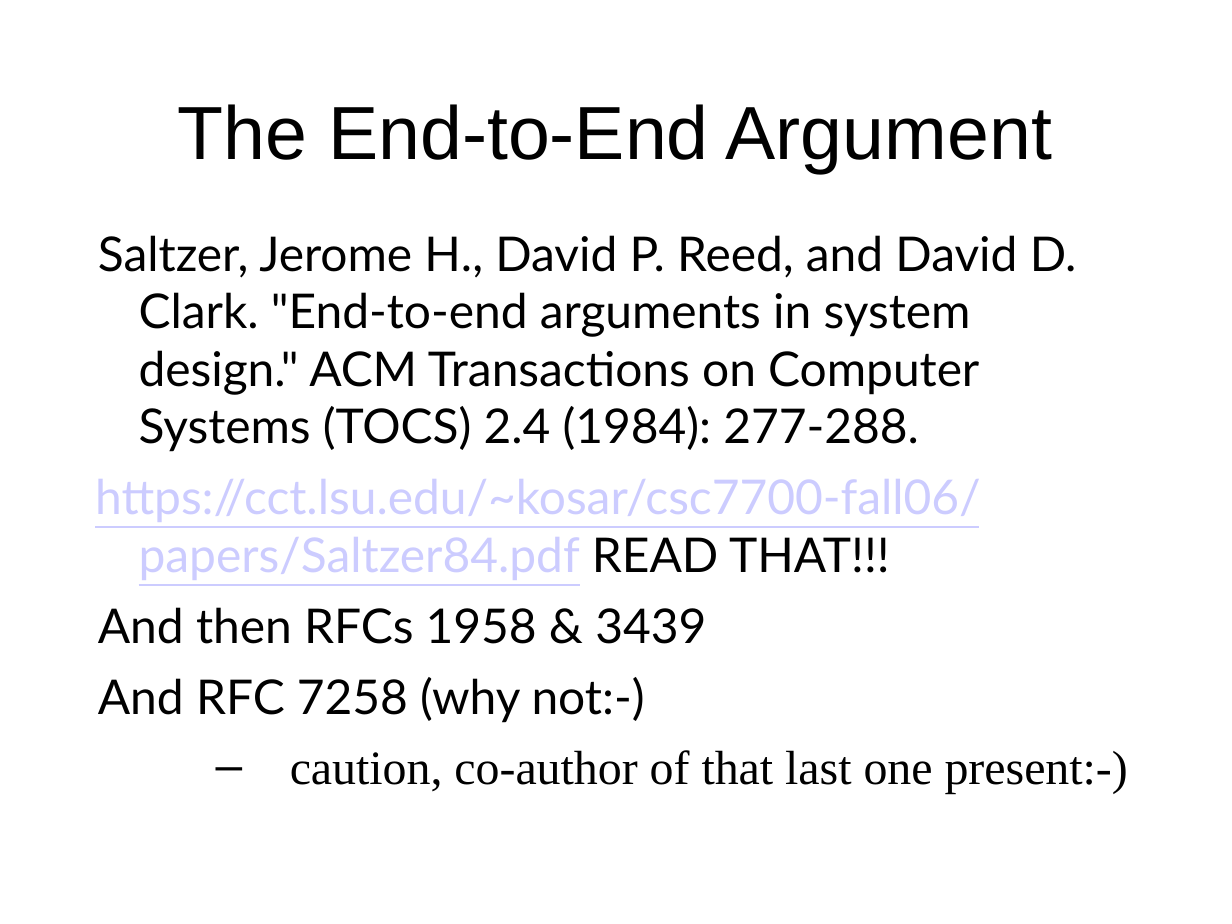
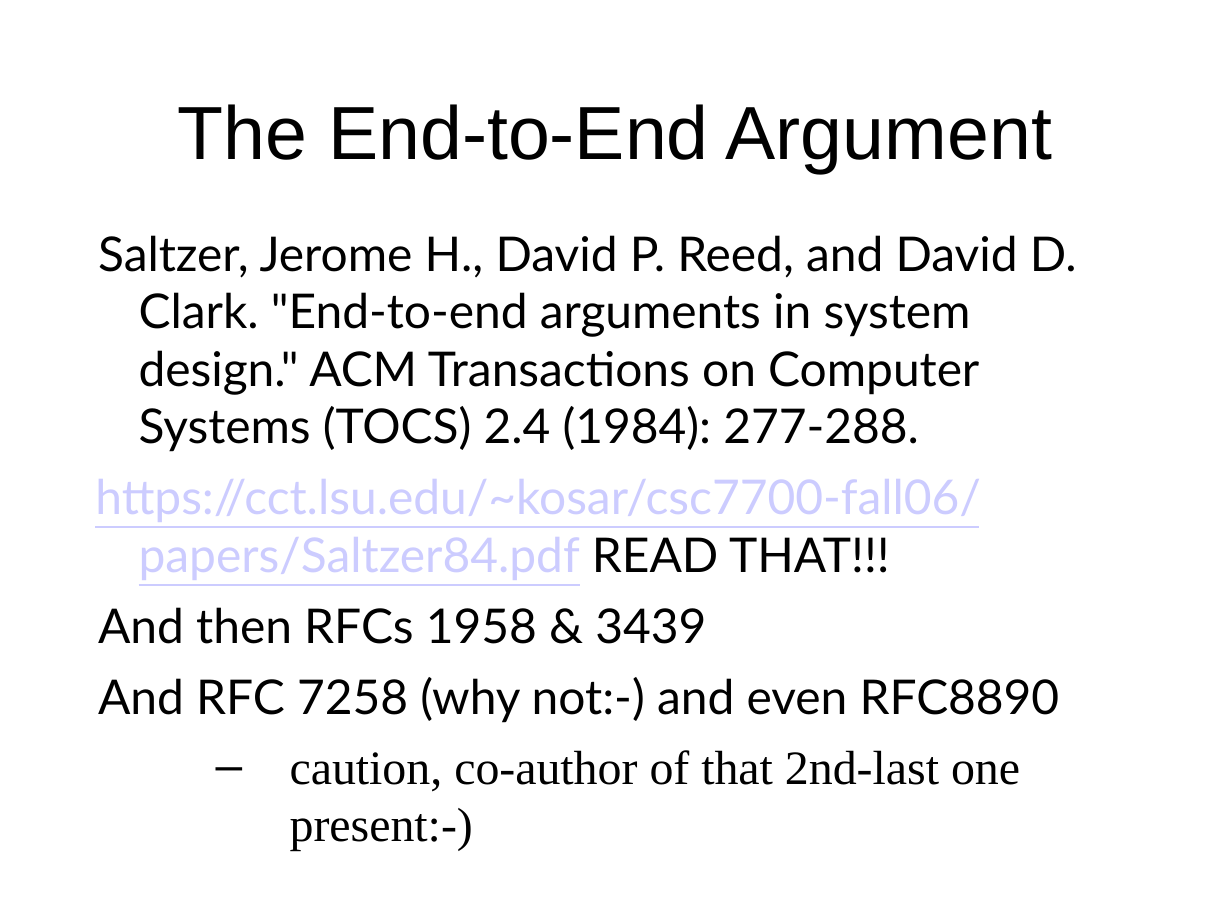
Before and after one commit to sftcd/cs7053, a slide deck: slide 39 of 2021lectures/02-concepts.ppt. Drawn at 1232x924 pixels with LibreOffice and Linux fonts; fonts in the diff are those of the drawing. Boxes give left, top, right and bottom in pixels: in the first picture for what was removed or moved away, otherwise in the second. Text is boxed around its words. In the diff, an @@ line names an element or a change of style, - is before the commit and + after.

```diff
--- a/2021lectures/02-concepts.ppt
+++ b/2021lectures/02-concepts.ppt
@@ text at bbox=[98, 677, 1060, 851]: text changed @@
-And RFC 7258 (why not:-)
-  – caution, co-author of that last one present:-)
+And RFC 7258 (why not:-) and even RFC8890
+  – caution, co-author of that 2nd-last one present:-)
```
Also in this commit, not shown: 27 other slides changed, 1 other file.
